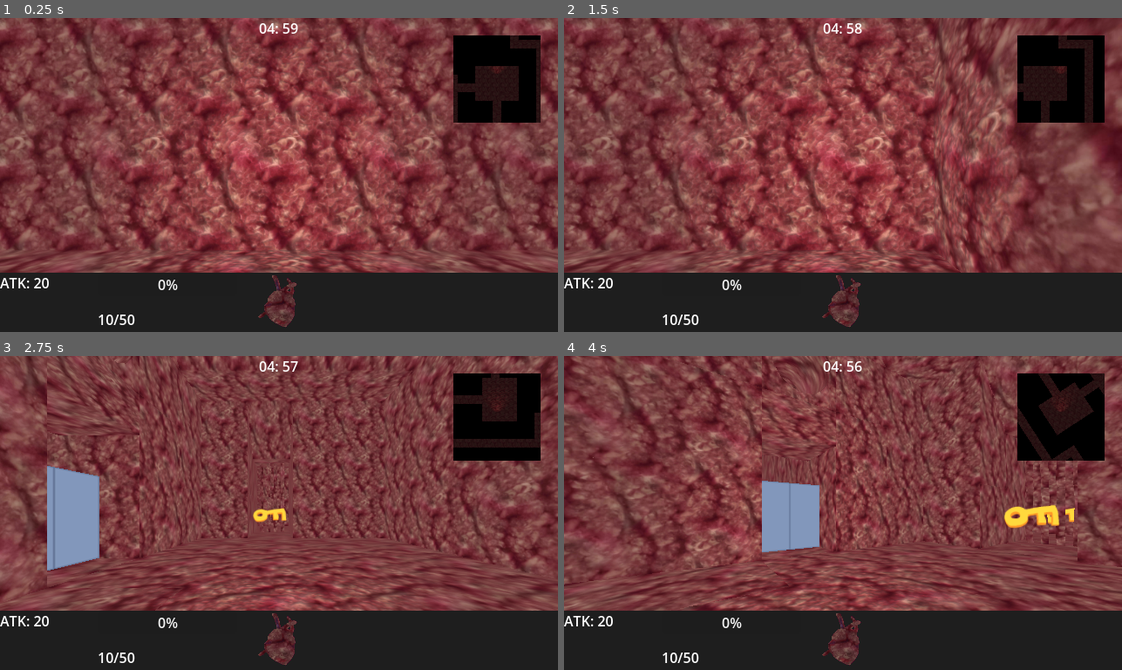
Above: before the commit, frames 1-4 (two rows, left to right).
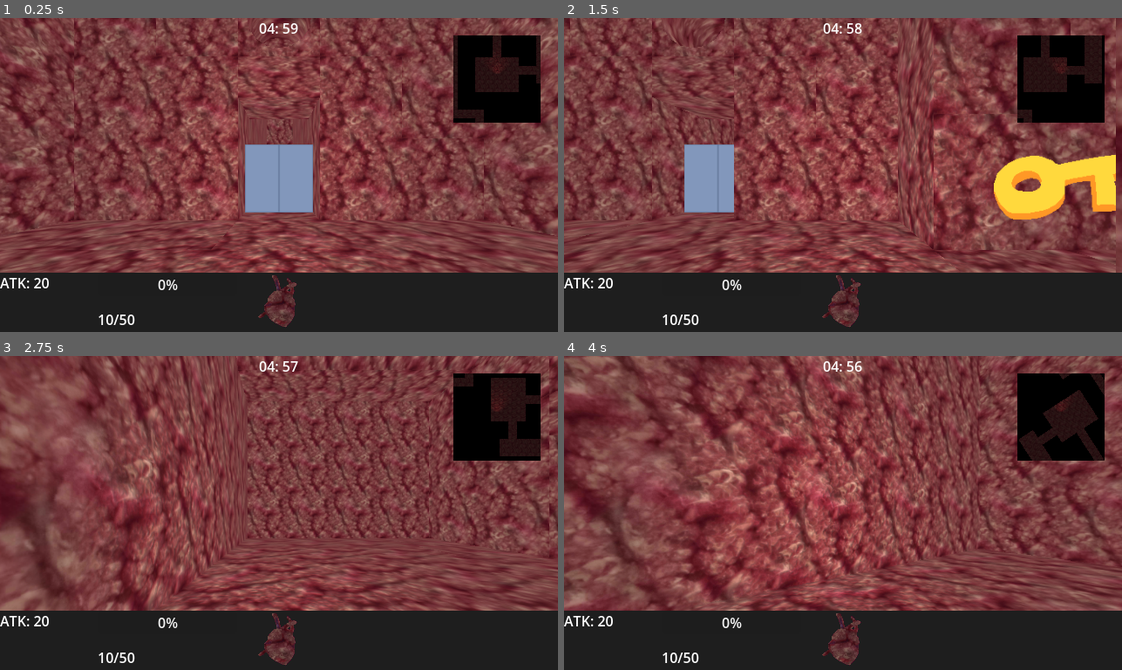
Above: after the commit, the same moments.

Repository: danielday-dev/dungeon-crawler-jam-2025
Game: Godot game, scene res://Levels/level.tscn
Two runs of this game, one before a commit and one after it. Both use one fixed random seed, a clock stepped at 60 frames per second and the inputs below.
Inputs (mouse positions are in pixels of both pictures, inside the frame that each line leads up to):
- Up to frame 1 (0.25 s): no input
- Up to frame 2 (1.5 s): tap Enter at 0.5 s; move the mouse to (965, 159) at 0.52 s; hold D (right) 0.53-1.28 s; tap Q (look_left) at 0.6 s; click (965, 159) at 0.67 s; move the mouse to (731, 190) at 1.27 s; hold S (down) from 1.28 s (still down); tap E (look_right) at 1.35 s
- Up to frame 3 (2.75 s): move the mouse to (334, 443) at 2.02 s; release S (down) at 2.03 s; hold D (right) from 2.03 s (still down); tap Q (look_left) at 2.1 s
- Up to frame 4 (4 s): move the mouse to (815, 575) at 2.77 s; release D (right) at 2.78 s; hold W (up) 2.78-3.53 s; tap E (look_right) at 2.85 s; click (815, 575) at 2.92 s; move the mouse to (1010, 560) at 3.52 s; hold A (left) from 3.53 s (still down); tap Q (look_left) at 3.6 s

The runs differ from the first frame. In frame 1, 40% of the frame differs, in the area x 0-100%, y 0-82%; in frame 2, 42%, in the area x 0-99%, y 0-82%; in frame 3, 30%; in frame 4, 36%.

Commit message:
feat: export (#32)
* feat: Export config.

* Fix: All. I mean ALL.

Diff:
--- a/Assets/Entities/Player/player.gd
+++ b/Assets/Entities/Player/player.gd
@@ -21,6 +21,8 @@
 		queue_free();
 		return;
 	s_instance = self;
+
+	m_turnCurrent = TurnDirection.South;
 
 func _ready() -> void:
 	super();
--- a/Assets/LevelBase/Materials/level.tres
+++ b/Assets/LevelBase/Materials/level.tres
@@ -9,9 +9,9 @@
 [resource]
 render_priority = 0
 shader = ExtResource("1_1oq3a")
-shader_parameter/u_clearCount = 2
-shader_parameter/u_clearCenters = Array[Vector3]([Vector3(0.5, 0.5, -9.5), Vector3(-3.5, 0.5, 7.5)])
-shader_parameter/u_clearRange = Array[float]([1.5, 1.5])
+shader_parameter/u_clearCount = 8
+shader_parameter/u_clearCenters = Array[Vector3]([Vector3(0.5, 0.5, -9.5), Vector3(-3.5, 0.5, 7.5), Vector3(-22.5, 0.5, 11.5), Vector3(-41.5, 0.5, 15.5), Vector3(-7.5, 0.5, -0.5), Vector3(-35.5, 0.5, 3.5), Vector3(-15.5, 0.5, 15.5), Vector3(-16.5, 0.5, 22.5)])
+shader_parameter/u_clearRange = Array[float]([1.5, 1.5, 1.5, 1.5, 1.5, 1.5, 1.5, 1.5])
 shader_parameter/u_combatCenter = Vector3(0, 0, 0)
 shader_parameter/u_combatRange = 0.0
 shader_parameter/u_meatTexture = ExtResource("5_h67nx")
--- a/Assets/LevelBase/Scripts/level_autotile.gd
+++ b/Assets/LevelBase/Scripts/level_autotile.gd
@@ -15,7 +15,7 @@
 	s_level = self;
 
 func _ready() -> void:
-	super();
+	#super();
 	if (!Engine.is_editor_hint()):
 		loadMeshLibrary();
 		return;
@@ -61,11 +61,11 @@
 	if (changedCells.is_empty()):
 		return;
 
-	m_undoredo.create_action("__AddedWallsToFloor", UndoRedo.MERGE_ALL);
-	for targetPos : Vector3i in changedCells.keys():
-		m_undoredo.add_undo_method(self, "set_wall", targetPos, changedCells.get(targetPos)[0]);
-		m_undoredo.add_do_method(self, "set_wall", targetPos, changedCells.get(targetPos)[1]);
-	m_undoredo.commit_action();
+	#m_undoredo.create_action("__AddedWallsToFloor", UndoRedo.MERGE_ALL);
+	#for targetPos : Vector3i in changedCells.keys():
+		#m_undoredo.add_undo_method(self, "set_wall", targetPos, changedCells.get(targetPos)[0]);
+		#m_undoredo.add_do_method(self, "set_wall", targetPos, changedCells.get(targetPos)[1]);
+	#m_undoredo.commit_action();
 
 func set_wall(pos : Vector3i, item : int):
 	set_cell_item(pos, item);
--- a/Scripts/gridmapUpdateEmitter.gd
+++ b/Scripts/gridmapUpdateEmitter.gd
@@ -3,43 +3,43 @@
 class_name GridMapUpdateEmitter;
 
 signal onCellChanged(pos : Vector3);
-
-var m_previousState: Dictionary = {}
-
-var m_undoredo : EditorUndoRedoManager;
-
-func _ready() -> void:
-	m_previousState = captureCurrentState();
-	set_process(Engine.is_editor_hint());
-	if (!Engine.is_editor_hint()): return;
-
-	var dummy_ep = EditorPlugin.new()
-	m_undoredo = dummy_ep.get_undo_redo();
-	m_undoredo.history_changed.connect(check_changed);
-	dummy_ep.free()
-
-func check_changed() -> void:
-	var currentState = captureCurrentState()
-	if (detectChanges(m_previousState, currentState)):
-		m_previousState = currentState;
-
-func captureCurrentState() -> Dictionary:
-	var state = {}
-	for coord : Vector3i in self.get_used_cells():
-		state[coord] = self.get_cell_item(coord)
-	return state
-
-func detectChanges(oldState: Dictionary, newState: Dictionary) -> bool:
-	var changes = [];
-	for coord in newState.keys():
-		if not oldState.has(coord) or oldState[coord] != newState[coord]:
-			changes.append(coord);
+#
+#var m_previousState: Dictionary = {}
+#
+#var m_undoredo : EditorUndoRedoManager;
+#
+#func _ready() -> void:
+	#m_previousState = captureCurrentState();
+	#set_process(Engine.is_editor_hint());
+	#if (!Engine.is_editor_hint()): return;
 	#
-	for coord in oldState.keys():
-		if not newState.has(coord):
-			changes.append(coord);
+	#var dummy_ep = EditorPlugin.new()
+	#m_undoredo = dummy_ep.get_undo_redo();
+	#m_undoredo.history_changed.connect(check_changed);
+	#dummy_ep.free()
+#
+#func check_changed() -> void:
+	#var currentState = captureCurrentState()
+	#if (detectChanges(m_previousState, currentState)):
+		#m_previousState = currentState;
 	#
-	for pos in changes:
-		onCellChanged.emit(pos);
-	#
-	return changes.size() > 0;
+#func captureCurrentState() -> Dictionary:
+	#var state = {}
+	#for coord : Vector3i in self.get_used_cells():
+		#state[coord] = self.get_cell_item(coord)
+	#return state
+#
+#func detectChanges(oldState: Dictionary, newState: Dictionary) -> bool:
+	#var changes = [];
+	#for coord in newState.keys():
+		#if not oldState.has(coord) or oldState[coord] != newState[coord]:
+			#changes.append(coord);
+	##
+	#for coord in oldState.keys():
+		#if not newState.has(coord):
+			#changes.append(coord);
+	##
+	#for pos in changes:
+		#onCellChanged.emit(pos);
+	##
+	#return changes.size() > 0;
--- a/project.godot
+++ b/project.godot
@@ -47,23 +47,23 @@
 left={
 "deadzone": 0.2,
 "events": [Object(InputEventKey,"resource_local_to_scene":false,"resource_name":"","device":-1,"window_id":0,"alt_press …(191 unchanged characters)…
-, Object(InputEventKey,"resource_local_to_scene":false,"resource_name":"","device":-1,"window_id":0,"alt_pressed":false,"shift_pressed":false,"ctrl_pressed":false,"meta_pressed":false,"pressed":false,"keycode":0,"physical_keycode":4194319,"key_label":0,"unicode":0,"location":0,"echo":false,"script":null)
 ]
 }
 right={
 "deadzone": 0.2,
 "events": [Object(InputEventKey,"resource_local_to_scene":false,"resource_name":"","device":-1,"window_id":0,"alt_press …(192 unchanged characters)…
-, Object(InputEventKey,"resource_local_to_scene":false,"resource_name":"","device":-1,"window_id":0,"alt_pressed":false,"shift_pressed":false,"ctrl_pressed":false,"meta_pressed":false,"pressed":false,"keycode":0,"physical_keycode":4194321,"key_label":0,"unicode":0,"location":0,"echo":false,"script":null)
 ]
 }
 look_left={
 "deadzone": 0.2,
 "events": [Object(InputEventKey,"resource_local_to_scene":false,"resource_name":"","device":-1,"window_id":0,"alt_press …(192 unchanged characters)…
+, Object(InputEventKey,"resource_local_to_scene":false,"resource_name":"","device":-1,"window_id":0,"alt_pressed":false,"shift_pressed":false,"ctrl_pressed":false,"meta_pressed":false,"pressed":false,"keycode":0,"physical_keycode":4194319,"key_label":0,"unicode":0,"location":0,"echo":false,"script":null)
 ]
 }
 look_right={
 "deadzone": 0.2,
 "events": [Object(InputEventKey,"resource_local_to_scene":false,"resource_name":"","device":-1,"window_id":0,"alt_press …(192 unchanged characters)…
+, Object(InputEventKey,"resource_local_to_scene":false,"resource_name":"","device":-1,"window_id":0,"alt_pressed":false,"shift_pressed":false,"ctrl_pressed":false,"meta_pressed":false,"pressed":false,"keycode":0,"physical_keycode":4194321,"key_label":0,"unicode":0,"location":0,"echo":false,"script":null)
 ]
 }
 
Not shown: 1 places in Levels/level.tscn that only renumber resources
Not shown, added: export_presets.cfg
Not shown, changed: .gitignore
